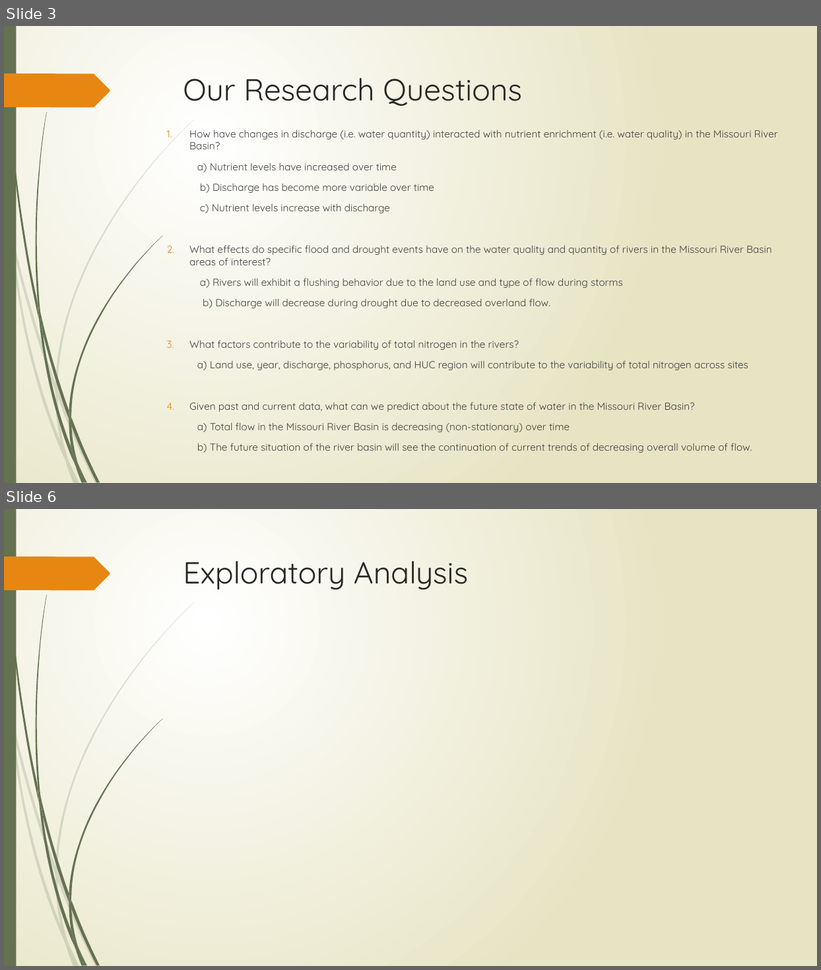
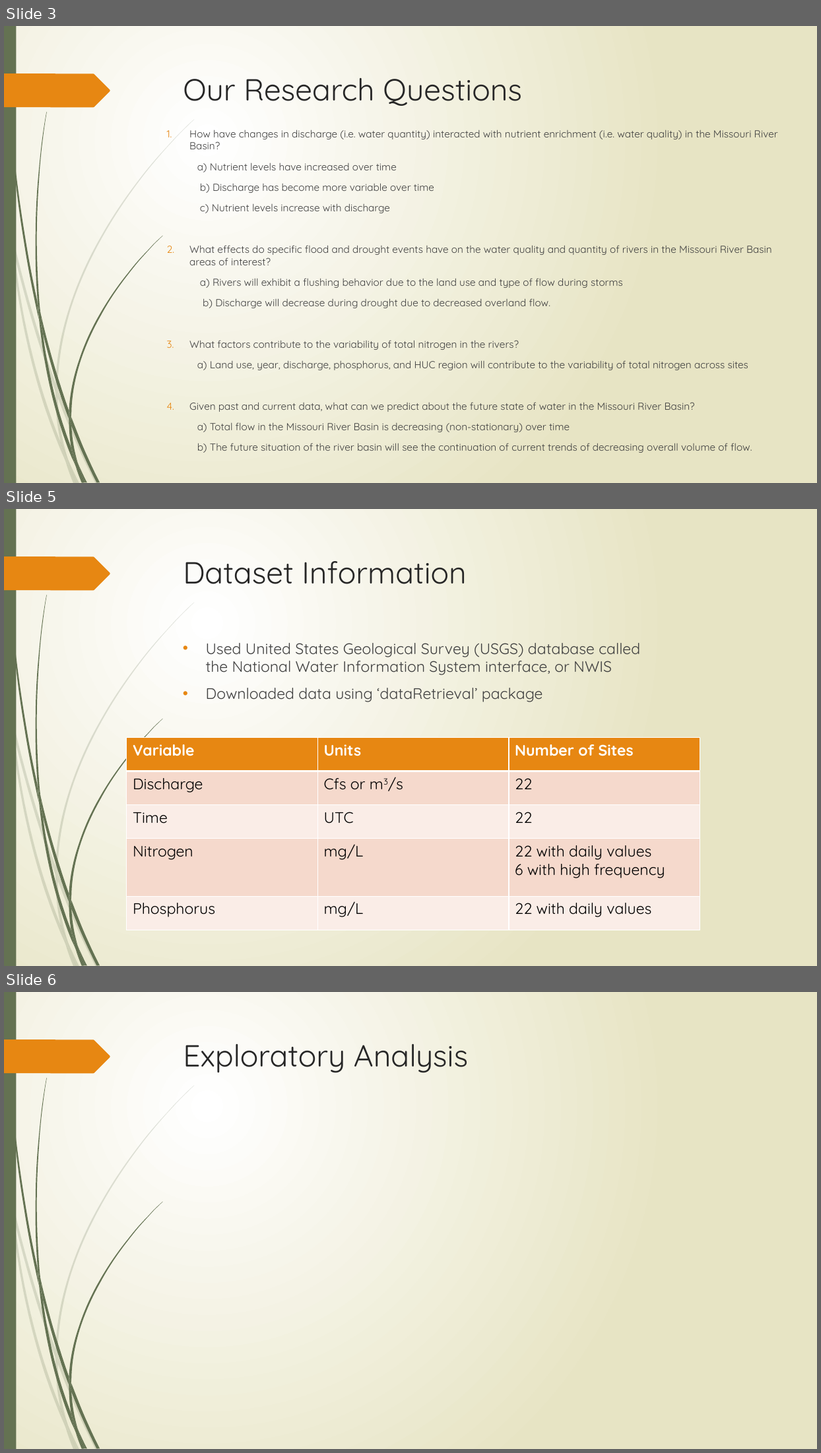
Before and after one commit to forkhala/Hydrologic_Data_Analysis_Final_Proj, a slide deck: TeamDocs/Examining the Hydrologic Properties of the Missouri River.pptx. Shown one above the other, each under a label of ours: slides 3 and 6 before the commit, slides 3, 5 and 6 after it; the slides between them are not shown. The pictures are 821x970 and 821x1453 pixels, drawn with LibreOffice and Linux fonts; fonts in the diff are those of the drawing. Boxes give left, top, right and bottom in pixels: in the first picture for what was removed or moved away, otherwise in the second. Text is boxed around its words. In the diff, an @@ line names an element or a change of style, - is before the commit and + after.

Commit message:
Added information to dataset slide and to the droughts and flood slides for our presentation.

```diff
--- a/TeamDocs/Examining the Hydrologic Properties of the Missouri River.pptx
+++ b/TeamDocs/Examining the Hydrologic Properties of the Missouri River.pptx
@@ slide 5 added at (4, 509, 817, 966), background gradient #FFFFFF to #E8E6C4; not listed: 24 template elements that a slide beside it also shows @@
@@ title added at (183, 561, 466, 584), 36 pt, text #262626 @@
+Dataset Information
@@ text added at (206, 643, 640, 702), 18 pt, text #404040 @@
+• Used United States Geological Survey (USGS) database called the National Water Information System interface, or NWIS
+• Downloaded data using ‘dataRetrieval’ package
@@ table added at (127, 738, 700, 931), 5 rows, 3 columns @@
+Variable | Units | Number of Sites
+Discharge | Cfs or m3/s | 22
+Time | UTC | 22
+Nitrogen | mg/L | 22 with daily values / 6 with high frequency
+Phosphorus | mg/L | 22 with daily values
```
Also in this commit, not shown: 2 slides changed, 1 other slide added, 1 slide removed.
